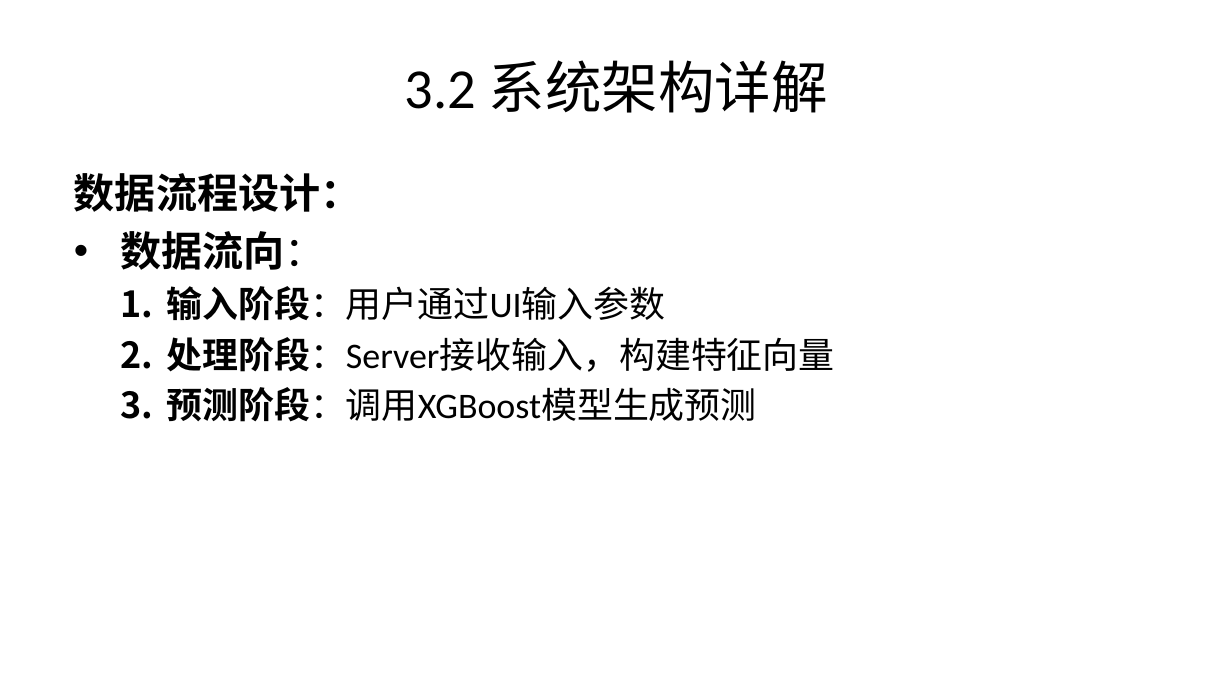
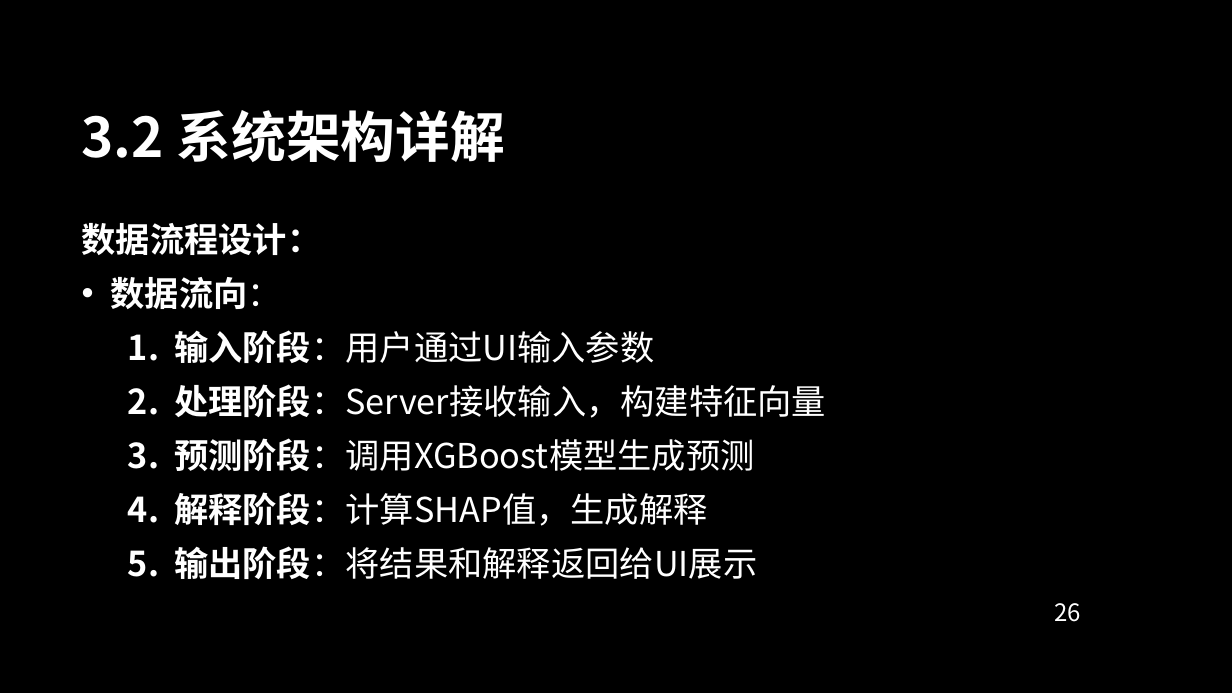
Before and after one commit to Kiriny1999/analysis-ic-model, a slide deck: slide 26 of shiny_app_documentation.pptx. Drawn at 1232x693 pixels with LibreOffice and Linux fonts; fonts in the diff are those of the drawing; background and template pictures are left out. Boxes give left, top, right and bottom in pixels: in the first picture for what was removed or moved away, otherwise in the second. Text is boxed around its words. In the diff, an @@ line names an element or a change of style, - is before the commit and + after.

```diff
--- a/shiny_app_documentation.pptx
+++ b/shiny_app_documentation.pptx
@@ background #FFFFFF to picture (left out) @@
@@ title "3.2 系统架构详解": place and size @@
-title "3.2 系统架构详解" at <box>404,60,828,113</box>
+title "3.2 系统架构详解" at <box>82,110,506,162</box>
@@ title "3.2 系统架构详解" at <box>82,110,506,162</box>: size 33 to 32 pt, font Calibri to Noto Sans CJK SC, text colour #000000 to #FFFFFF, bold on; alignment centre to left @@
@@ text "数据流程设计：": place and size @@
-text "数据流程设计：" at <box>74,173,834,422</box>
+text "数据流程设计：" at <box>82,223,826,579</box>
@@ text "数据流程设计：" at <box>82,223,826,579</box>: vertical alignment top to middle @@
@@ text at <box>82,223,826,471</box>: size 24 to 20 pt in "数据流程设计：", "数据流向："; font Calibri to Noto Sans CJK SC, text colour #000000 to #FFFFFF in "数据流程设计：", "数据流向：", "输入阶段：用户通过UI输入参数", "处理阶段：Server接收输入，构建特征向量" and 1 more places; size 21 to 20 pt in "输入阶段：用户通过UI输入参数", "处理阶段：Server接收输入，构建特征向量", "预测阶段：调用XGBoost模型生成预测"; more space between paragraphs; indent changed @@
@@ text at <box>174,492,757,579</box>: paragraphs added @@
+  4. 解释阶段：计算SHAP值，生成解释
+  5. 输出阶段：将结果和解释返回给UI展示
@@ page number added at <box>1054,603,1081,622</box>, 14 pt, text #FFFFFF @@
+26
```
Also in this commit, not shown: 49 other slides changed, 6 slides added, 3 slides removed, 2 other files.
